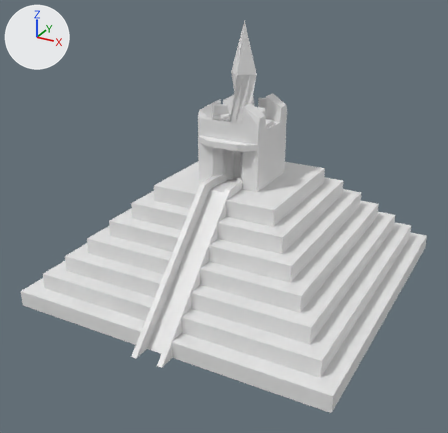
Two versions of the Blender file DotBlends/AztecPyramid.blend, one commit apart.
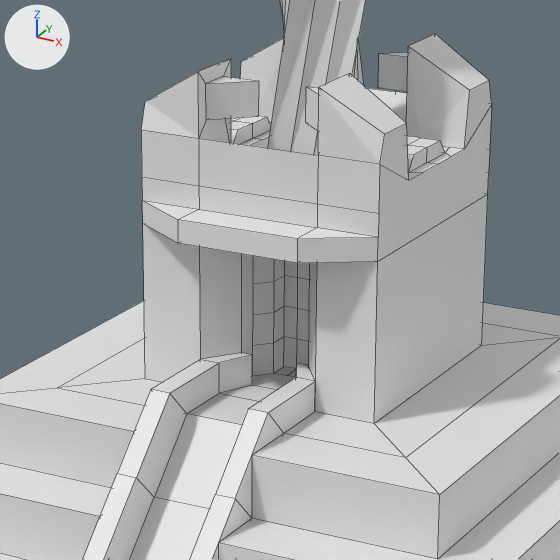
There are two pictures of each version: one whole from a 50 mm lens placed at (16.76, -32.89, 20.42), pointed at (-0.14, -2.16, 5.06), one close up on the part from 36% to 68% of the width and 19% to 52% of the height. Arrows for +X, +Y and +Z are at upper left; the lights stay in place. The close-ups show mesh edges as thin lines.
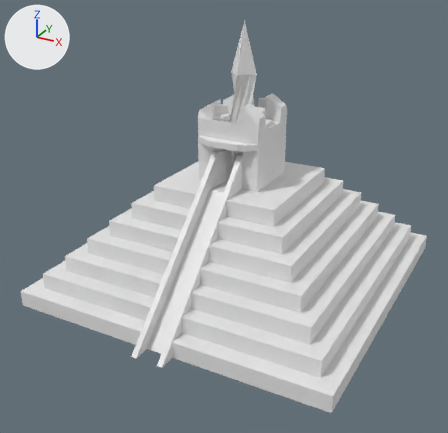
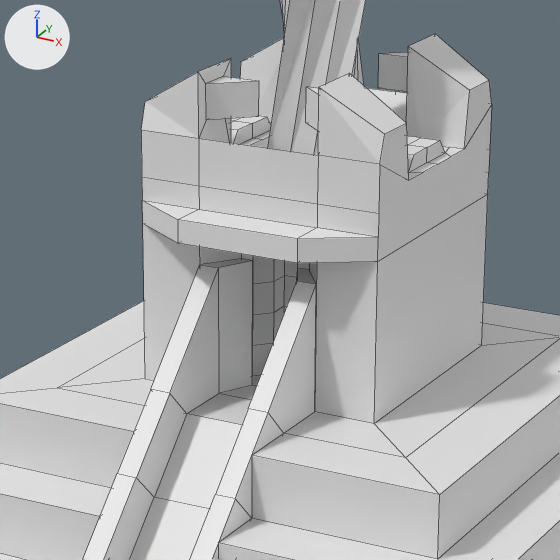
Diff of the bpy script that builds the scene:
```diff
--- a/DotBlends/AztecPyramid.blend.py
+++ b/DotBlends/AztecPyramid.blend.py
@@ me_cube_002 @@
 me_cube_002.from_pydata(...)  # 487 vertices, 470 faces; spans x -10.0..10.0, y -11.0..10.0, z -1.0..15.5
 # used by ob_cube; location = (0.0, 0.0, 1.0)
 # before: 471 (-0.4, -1.4, 6.5) at pixel (252, 354), 472 (-0.6, -1.4, 6.5) at pixel (241, 352), 473 (-1.0, -2.0, 6.5) at pixel (200, 359), 474 (1.0, -2.0, 6.5) at pixel (315, 381), 475 (0.7, -2.0, 6.5) at pixel (295, 377)
 # before: 476 (0.6, -1.4, 6.5) at pixel (308, 365), 477 (0.4, -1.4, 6.5) at pixel (296, 363), 478 (-0.7, -2.0, 6.5) at pixel (219, 362)
+# me_cube_002 part 1
+for i in [*range(471, 479)]: me_cube_002.vertices[i].co += Vector((0.0, 0.0, 1.5))
```

Changed parts and their boxes (x1, y1, x2, y2) in the close-ups (560 x 560 px; the box of a moved part takes in the faces that stretch with it):
part 1 of me_cube_002, moved or reshaped: before (152, 353, 315, 433); after (151, 259, 316, 433)
